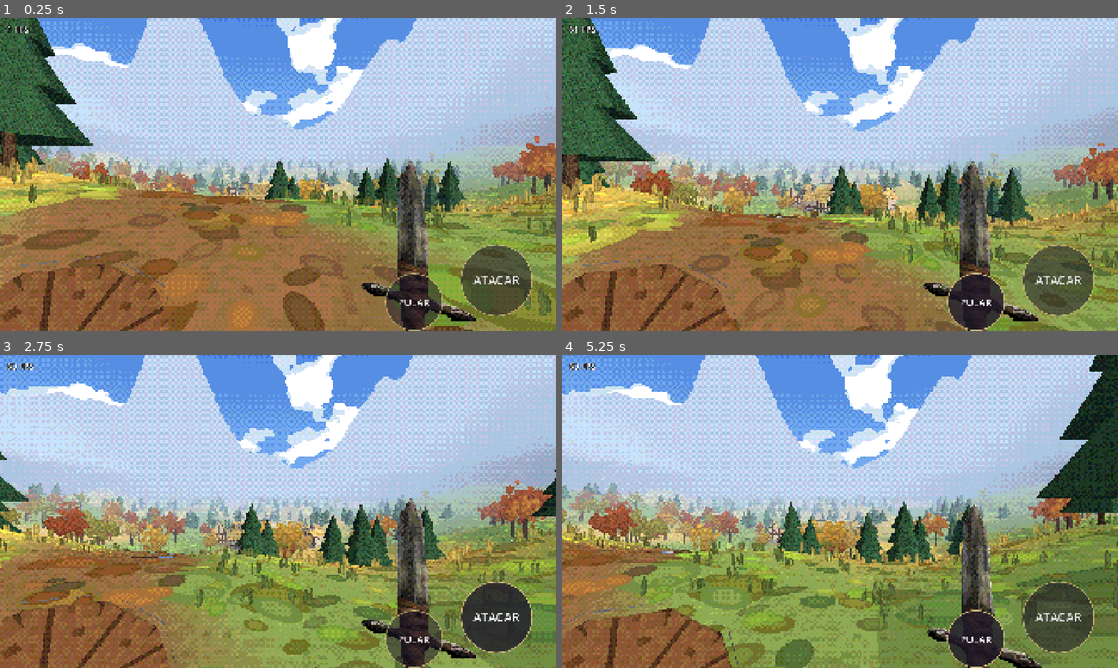
Above: before the commit, frames 1-4 (two rows, left to right).
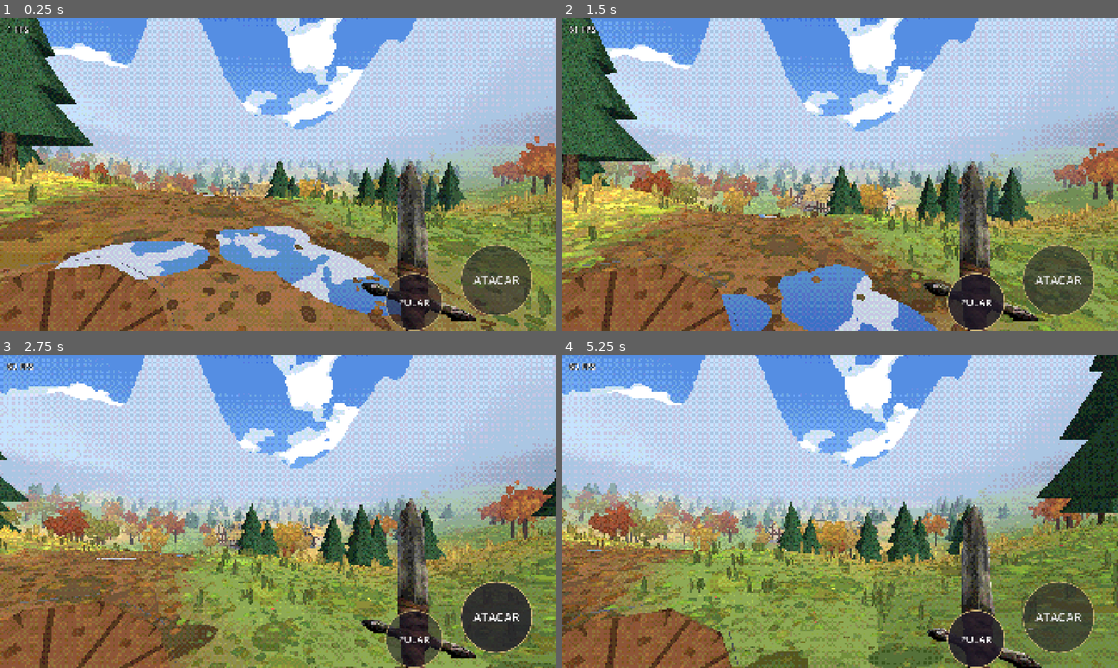
Above: after the commit, the same moments.

Repository: rhfazeredo-ops/Dallarian
Game: Godot game, scene res://cenas/mundo.tscn
Two runs of this game, one before a commit and one after it. Both use one fixed random seed, a clock stepped at 60 frames per second and the inputs below.
Inputs (mouse positions are in pixels of both pictures, inside the frame that each line leads up to):
- Up to frame 1 (0.25 s): no input
- Up to frame 2 (1.5 s): click "ATACAR" at 0.5 s; click "PULAR" at 1.25 s
- Up to frame 3 (2.75 s): tap Enter at 2 s; move the mouse to (400, 495) at 2.02 s; hold Right (ui_right) from 2.03 s (still down); click (400, 495) at 2.17 s; tap Space at 2.27 s
- Up to frame 4 (5.25 s): release Right (ui_right) at 2.75 s; drag from (728, 527) to (812, 574) at 2.77 s; move the mouse to (895, 442) at 3.52 s; hold Right (ui_right) 3.53-4.25 s; drag from (812, 574) to (673, 464) at 4.27 s; move the mouse to (1006, 558) at 5.02 s; hold Left (ui_left) from 5.03 s (still down)

The runs differ from the first frame. In frame 1, 26% of the frame differs, in the area x 0-100%, y 12-100%; in frame 2, 23%; in frame 3, 20%; in frame 4, 20%.

Commit message:
Chão com partículas menores, montado em volta do jogador; personagem fora da praça
- Camada miúda (0,18–0,38 m, 18 por m², até 18 m) e média (0,28–0,55 m, até 55 m) montadas em volta do
  jogador enquanto ele anda (blocos com sorteio fixo, 2 por quadro); camada grossa fixa para a paisagem.
- No shader, as manchas encolhem perto da câmera (a perspectiva não as deixa enormes perto dos pés).
- Borda das poças em manchas pequenas; flores menores.
- A Dallarian sai da praça: ela é a jogadora (primeira pessoa).

Co-Authored-By: Claude Opus 5.5 <noreply@anthropic.com>
Claude-Session: https://claude.ai/code/session_01WFSuYSG1mTsBiEAWeNGYj8

Diff:
--- a/godot/scripts/chao_splat.gd
+++ b/godot/scripts/chao_splat.gd
@@ -1,74 +1,107 @@
-# Chão pintado em pixel splats (shaders/splat_chao.gdshader): milhares de manchinhas deitadas sobre o
-# terreno, como pinceladas. Cada uma pega a cor do lugar onde está (grama, trigo, terra, pedra) com uma
-# variação de tom, então as bordas entre os terrenos ficam "pinceladas", sem degradê.
-#  - camada fina: manchas pequenas e densas, só perto do jogador (blocos de 16 m, somem a ~55 m)
-#  - camada grossa: manchas grandes no mapa todo (vista de longe)
-#  - flores: pontinhos coloridos na grama
-#  - poças: água que reflete o céu, com borda de lama
+# Chão pintado em pixel splats (shaders/splat_chao.gdshader): manchinhas deitadas sobre o terreno, como
+# pinceladas. Cada uma pega a cor do lugar (grama, trigo, terra, pedra) com uma variação de tom, então as
+# bordas entre terrenos ficam "pinceladas", sem degradê.
+# Três camadas, da menor para a maior:
+#  - miúda: manchas bem pequenas e muito densas, só até ~18 m do jogador
+#  - média: manchas médias, até ~55 m (flores ficam na miúda)
+#  - grossa: manchas grandes no mapa todo (paisagem distante; montada uma vez só)
+# As camadas miúda e média são montadas EM VOLTA do jogador enquanto ele anda (blocos criados perto e
+# apagados longe, poucos por quadro). Cada bloco tem sorteio fixo (semente pela posição): volta igual.
 extends Node3D
 class_name ChaoSplat
 
-var m        # o mundo (altura, normal e cor do chão)
+var m        # o mundo (altura, normal e cor do chão, jogador)
 var mat: ShaderMaterial
-var rng := RandomNumberGenerator.new()
 var _luz := FastNoiseLite.new()
+# bloco (m), alcance (m), splats por m², tamanho mín/máx (m), altura acima do chão (m), flores?
+var camadas := [
+	{ "bloco": 8, "raio": 18.0, "dens": 18.0, "tam": Vector2(0.18, 0.38), "alt": 0.06, "flores": true, "ativos": {} },
+	{ "bloco": 16, "raio": 55.0, "dens": 2.2, "tam": Vector2(0.28, 0.55), "alt": 0.035, "flores": false, "ativos": {} },
+]
 
 func montar(mundo) -> void:
-	m = mundo; rng.seed = 77
+	m = mundo
 	_luz.seed = 3; _luz.frequency = 0.03
 	mat = ShaderMaterial.new(); mat.shader = load("res://shaders/splat_chao.gdshader")
 	mat.set_shader_parameter("neblina", m.NEBLINA)
-	_camada(32, 135.0, 0.22, Vector2(1.4, 3.0), 0.012, 0.0)        # grossa
-	_camada(16, 110.0, 1.5, Vector2(0.45, 1.1), 0.035, 55.0)       # fina
+	_grossa()
 	_pocas()
 
-# cor de uma pincelada: cor do chão no lugar + variação de tom + manchas grandes de luz e sombra
-func pincel(x: float, z: float, h: float, ny: float) -> Color:
+var _primeira := true
+func _process(_d: float) -> void:
+	if m == null or m.jogador == null: return
+	var p: Vector2 = Vector2(m.jogador.global_position.x, m.jogador.global_position.z)
+	var orcamento := 1000000 if _primeira else 2         # no começo monta tudo de uma vez
+	_primeira = false
+	for c in camadas:
+		var b: int = c.bloco; var r: float = c.raio
+		var i0 := int(floor((p.x - r) / b)); var i1 := int(floor((p.x + r) / b))
+		var j0 := int(floor((p.y - r) / b)); var j1 := int(floor((p.y + r) / b))
+		var faltam := []
+		for j in range(j0, j1 + 1):
+			for i in range(i0, i1 + 1):
+				var centro := Vector2((i + 0.5) * b, (j + 0.5) * b)
+				if centro.distance_to(p) > r + b * 0.7: continue
+				var k := Vector2i(i, j)
+				if not c.ativos.has(k): faltam.append([centro.distance_to(p), k])
+		faltam.sort_custom(func(a, bb): return a[0] < bb[0])     # os mais perto primeiro
+		for f in faltam:
+			if orcamento <= 0: break
+			c.ativos[f[1]] = _bloco(c, f[1]); orcamento -= 1
+		for k in c.ativos.keys():                                  # apaga os que ficaram longe
+			var centro := Vector2((k.x + 0.5) * b, (k.y + 0.5) * b)
+			if centro.distance_to(p) > r + b * 1.5:
+				if c.ativos[k]: c.ativos[k].queue_free()
+				c.ativos.erase(k)
+
+# cor de uma pincelada: cor do chão no lugar + tom de pincel + zonas grandes de luz e sombra
+func pincel(rng: RandomNumberGenerator, x: float, z: float, h: float, ny: float) -> Color:
 	var c: Color = m.cor_chao(x, z, h, ny)
-	# tons de pincel: claro e quente, escuro e frio, neutro, ocre, verde-amarelado
+	# tons: claro e quente, escuro e frio, neutro, ocre, verde-amarelado, terra
 	var tons := [Color(1.2, 1.12, 0.9), Color(0.74, 0.84, 0.8), Color(1.0, 1.0, 1.0), Color(1.0, 0.86, 0.66), Color(1.08, 1.16, 0.8), Color(0.84, 0.8, 0.72)]
 	var t: Color = tons[rng.randi() % tons.size()]
 	c = Color(c.r * t.r, c.g * t.g, c.b * t.b)
-	var l := _luz.get_noise_2d(x, z)                          # zonas mais claras/escuras (como no vídeo)
-	c *= 1.0 + clamp(l * 0.8, -0.22, 0.16)
+	c *= 1.0 + clamp(_luz.get_noise_2d(x, z) * 0.8, -0.22, 0.16)
 	return c * rng.randf_range(0.93, 1.06)
-
-func _base(x: float, z: float) -> Array:
-	var h: float = m.altura_malha(x, z)
-	var n: Vector3 = m.normal_malha(x, z)
-	return [h, n]
 
 func _transf(p: Vector3, n: Vector3, sx: float, sz: float, ang: float) -> Transform3D:
 	var t := Vector3(cos(ang), 0, sin(ang)); t = (t - n * t.dot(n)).normalized()
-	var z := t.cross(n)
-	return Transform3D(Basis(t * sx, n, z * sz), p)
+	return Transform3D(Basis(t * sx, n, t.cross(n) * sz), p)
 
-func _camada(bloco: int, raio: float, dens: float, tam: Vector2, alt: float, ate: float) -> void:
-	var meio := int(raio)
-	for bz in range(-meio, meio, bloco):
-		for bx in range(-meio, meio, bloco):
-			var itens := []   # [Transform3D, cor, tipo]
-			var n_tent := int(bloco * bloco * dens)
-			for k in n_tent:
-				var x := bx + rng.randf() * bloco; var z := bz + rng.randf() * bloco
-				if Vector2(x, z).length() > raio: continue
-				var b := _base(x, z); var h: float = b[0]; var nrm: Vector3 = b[1]
-				var s := rng.randf_range(tam.x, tam.y)
-				var p := Vector3(x, h, z) + nrm * (alt + rng.randf() * alt)
-				itens.append([_transf(p, nrm, s, s * rng.randf_range(0.45, 1.0), rng.randf() * TAU), pincel(x, z, h, nrm.y), 0.0])
-				# flores na grama (só na camada fina)
-				if ate > 0.0 and rng.randf() < 0.035:
-					var cor: Color = m.cor_chao(x, z, h, nrm.y)
-					if cor.g > cor.r and m._dist_estrada(Vector2(x, z)) > 3.0 and Vector2(x, z).length() > 18.0:
-						var fl: Color = [Color(0.92, 0.3, 0.25), Color(0.96, 0.94, 0.88), Color(0.62, 0.42, 0.85), Color(0.98, 0.84, 0.3)][rng.randi() % 4]
-						var fx := x + rng.randf_range(-0.3, 0.3); var fz := z + rng.randf_range(-0.3, 0.3)
-						for j in rng.randi_range(2, 5):
-							var q := Vector3(fx + rng.randf_range(-0.35, 0.35), 0, fz + rng.randf_range(-0.35, 0.35))
-							q.y = m.altura_malha(q.x, q.z) + 0.11
-							itens.append([_transf(q, nrm, 0.13, 0.13, 0.0), fl * rng.randf_range(0.9, 1.1), 0.0])
-			if itens.is_empty(): continue
-			var mi := _multimesh(itens)
-			if ate > 0.0: mi.visibility_range_end = ate; mi.visibility_range_end_margin = 6.0
+func _bloco(c: Dictionary, k: Vector2i) -> MultiMeshInstance3D:
+	var rng := RandomNumberGenerator.new(); rng.seed = hash([k.x, k.y, c.bloco])
+	var b: int = c.bloco; var itens := []
+	for n in int(b * b * c.dens):
+		var x := k.x * b + rng.randf() * b; var z := k.y * b + rng.randf() * b
+		if Vector2(x, z).length() > 125.0: continue
+		var h: float = m.altura_malha(x, z); var nrm: Vector3 = m.normal_malha(x, z)
+		var s := rng.randf_range(c.tam.x, c.tam.y)
+		var p: Vector3 = Vector3(x, h, z) + nrm * (c.alt + rng.randf() * c.alt)
+		itens.append([_transf(p, nrm, s, s * rng.randf_range(0.45, 1.0), rng.randf() * TAU), pincel(rng, x, z, h, nrm.y), 0.0])
+		if c.flores and rng.randf() < 0.006:
+			var cor: Color = m.cor_chao(x, z, h, nrm.y)
+			if cor.g > cor.r and m._dist_estrada(Vector2(x, z)) > 3.0 and Vector2(x, z).length() > 18.0:
+				var fl: Color = [Color(0.92, 0.3, 0.25), Color(0.96, 0.94, 0.88), Color(0.62, 0.42, 0.85), Color(0.98, 0.84, 0.3)][rng.randi() % 4]
+				for j in rng.randi_range(3, 6):
+					var q := Vector3(x + rng.randf_range(-0.3, 0.3), 0, z + rng.randf_range(-0.3, 0.3))
+					q.y = m.altura_malha(q.x, q.z) + 0.13
+					itens.append([_transf(q, nrm, 0.09, 0.09, 0.0), fl * rng.randf_range(0.9, 1.1), 0.0])
+	return _multimesh(itens) if not itens.is_empty() else null
+
+# camada grossa: mapa todo, montada uma vez
+func _grossa() -> void:
+	var rng := RandomNumberGenerator.new(); rng.seed = 77
+	var b := 32
+	for bz in range(-135, 135, b):
+		for bx in range(-135, 135, b):
+			var itens := []
+			for n in int(b * b * 0.22):
+				var x := bx + rng.randf() * b; var z := bz + rng.randf() * b
+				if Vector2(x, z).length() > 135.0: continue
+				var h: float = m.altura_malha(x, z); var nrm: Vector3 = m.normal_malha(x, z)
+				var s := rng.randf_range(1.4, 3.0)
+				itens.append([_transf(Vector3(x, h, z) + nrm * (0.012 + rng.randf() * 0.012), nrm, s, s * rng.randf_range(0.45, 1.0), rng.randf() * TAU), pincel(rng, x, z, h, nrm.y), 0.0])
+			if not itens.is_empty(): _multimesh(itens)
 
 func _multimesh(itens: Array) -> MultiMeshInstance3D:
 	var pm := PlaneMesh.new(); pm.size = Vector2(1, 1)
@@ -78,33 +111,33 @@
 	for i in itens.size():
 		var it: Array = itens[i]
 		mm.set_instance_transform(i, it[0]); mm.set_instance_color(i, it[1])
-		mm.set_instance_custom_data(i, Color(it[2], rng.randf(), 0, 0))
+		mm.set_instance_custom_data(i, Color(it[2], 0, 0, 0))
 	var mi := MultiMeshInstance3D.new(); mi.multimesh = mm; mi.material_override = mat
 	mi.cast_shadow = GeometryInstance3D.SHADOW_CASTING_SETTING_OFF
 	add_child(mi); return mi
 
 # poças na estrada e na praça: água (reflete o céu) com borda de lama escura
 func _pocas() -> void:
+	var rng := RandomNumberGenerator.new(); rng.seed = 91
 	var itens := []
 	var lugares := []
 	var est: PackedVector2Array = m.estrada
 	for k in 26:
 		var i := rng.randi() % (est.size() - 1)
-		var p := est[i].lerp(est[i + 1], rng.randf()) + Vector2(rng.randf_range(-1.2, 1.2), rng.randf_range(-1.2, 1.2))
-		lugares.append(p)
+		lugares.append(est[i].lerp(est[i + 1], rng.randf()) + Vector2(rng.randf_range(-1.2, 1.2), rng.randf_range(-1.2, 1.2)))
 	for k in 8: lugares.append(Vector2(rng.randf_range(-12, 12), rng.randf_range(-12, 12)))
 	for p in lugares:
-		if p.length() < 2.5: continue          # não no poço
+		if p.length() < 2.5: continue
 		var r := rng.randf_range(0.6, 1.5)
 		var ang := rng.randf() * TAU; var alonga := rng.randf_range(0.5, 0.9)
-		var b := _base(p.x, p.y); var nrm: Vector3 = b[1]
-		for j in 7:                             # borda de lama
-			var a := TAU * j / 7.0 + rng.randf() * 0.4
-			var o := Vector2(cos(a) * r, sin(a) * r * alonga).rotated(ang) * 0.9
-			var q := Vector3(p.x + o.x, 0, p.y + o.y); q.y = m.altura_malha(q.x, q.z) + 0.07
-			itens.append([_transf(q, nrm, r * 0.9, r * 0.6, a), Color(0.3, 0.21, 0.14) * rng.randf_range(0.85, 1.1), 0.0])
+		var nrm: Vector3 = m.normal_malha(p.x, p.y)
+		for j in 12:                            # borda de lama em manchas pequenas
+			var a := TAU * j / 12.0 + rng.randf() * 0.3
+			var o := Vector2(cos(a) * r, sin(a) * r * alonga).rotated(ang) * 0.95
+			var q := Vector3(p.x + o.x, 0, p.y + o.y); q.y = m.altura_malha(q.x, q.z) + 0.09
+			itens.append([_transf(q, nrm, r * 0.45, r * 0.3, a), Color(0.3, 0.21, 0.14) * rng.randf_range(0.85, 1.1), 0.0])
 		for j in 4:                             # água
 			var o := Vector2(rng.randf_range(-0.35, 0.35) * r, rng.randf_range(-0.35, 0.35) * r * alonga).rotated(ang)
-			var q := Vector3(p.x + o.x, 0, p.y + o.y); q.y = m.altura_malha(q.x, q.z) + 0.1
+			var q := Vector3(p.x + o.x, 0, p.y + o.y); q.y = m.altura_malha(q.x, q.z) + 0.12
 			itens.append([_transf(q, nrm, r * 1.5, r * 1.5 * alonga, ang), Color.WHITE, 1.0])
 	_multimesh(itens)
--- a/godot/scripts/mundo.gd
+++ b/godot/scripts/mundo.gd
@@ -179,13 +179,6 @@
 		var ang := atan2(-p.x, -p.y)                     # porta virada para a praça
 		_casa(Vector3(p.x, altura(p.x, p.y) - 0.2, p.y), ang, rng.randf_range(4.5, 6.5), rng.randf_range(4.0, 5.0), rng.randf_range(2.6, 3.2))
 	_poco(Vector3(0, altura(0, 0), 0))
-	# a Dallarian (modelo do Tripo, 2.500 triângulos) em pé na praça, para ver como fica no mundo.
-	# No arquivo: 0,98 m de altura, de frente para +X, pés em y = -0,49 → 1,75 m, virada para a estrada.
-	var her := modelo_ps1("res://assets/modelos/dallarian.glb")
-	var k := 1.75 / 0.979
-	her.scale = Vector3(k, k, k); her.rotation_degrees.y = -90
-	her.position = Vector3(3.0, altura(3.0, 6.0) + 0.489 * k, 6.0)
-	raiz.add_child(her); _colisor_cilindro(Vector3(3.0, altura(3.0, 6.0), 6.0), 0.3, 1.75)
 	for b in [[3.5, 2.0], [4.2, 2.6], [-3.0, 3.6], [6.0, -9.0]]:
 		_barril(Vector3(b[0], altura(b[0], b[1]), b[1]))
 
--- a/godot/shaders/splat_chao.gdshader
+++ b/godot/shaders/splat_chao.gdshader
@@ -28,8 +28,13 @@
   agua = INSTANCE_CUSTOM.r;
   vec3 luz = luz_amb + luz_sol * max(dot(n, normalize(sol)), 0.0);
   cor = COLOR.rgb * mix(luz, vec3(1.0), agua) * (1.0 + relampago * 0.7);
-  wpos = (MODEL_MATRIX * vec4(VERTEX, 1.0)).xyz;
+  // perto da câmera as manchas encolhem (senão a perspectiva as deixa enormes perto dos pés)
+  vec3 centro = MODEL_MATRIX[3].xyz;
+  float dc = length(centro - CAMERA_POSITION_WORLD);
+  float encolhe = agua > 0.5 ? 1.0 : mix(0.35, 1.0, smoothstep(1.2, 7.0, dc));
+  wpos = (MODEL_MATRIX * vec4(VERTEX * vec3(encolhe, 1.0, encolhe), 1.0)).xyz;
   vec4 vp = VIEW_MATRIX * vec4(wpos, 1.0);
+  POSITION = PROJECTION_MATRIX * vp;
   nb = clamp((length(vp.xyz) - neb_ini) / (neb_fim - neb_ini), 0.0, 1.0);
 }
 vec3 ceu(vec3 d) {
